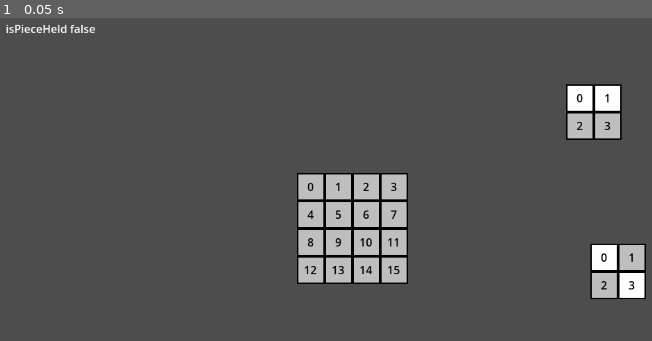
Above: before the commit, frame 1.
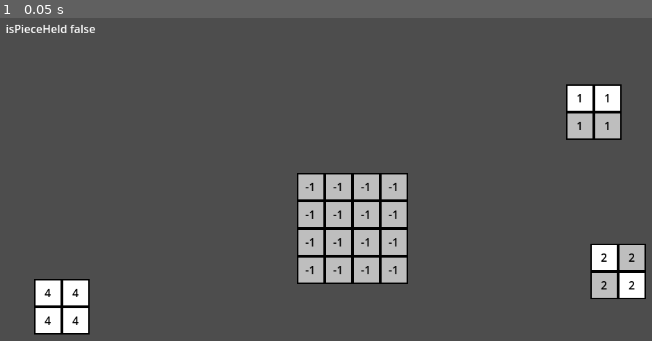
Above: after the commit, the same moment.

Repository: irafunesta/grid-puzzle
Game: Godot game, scene res://Levels/main.tscn
Same seed, same stepped clock (60 frames per second), same inputs: the game is played once before the commit and once after it.
Inputs:
- Up to frame 1 (0.05 s): no input

The runs differ from the first frame. In frame 1, 1.9% of the frame differs, in the area x 5-98%, y 23-99%.

Commit message:
+ fill gri with pieceId, check if space is available

Diff:
--- a/Global.gd
+++ b/Global.gd
@@ -9,6 +9,7 @@
 
 # Called when the node enters the scene tree for the first time.
 func _ready():
+	print("ready")
 	pass # Replace with function body.
 
 
@@ -55,6 +56,24 @@
 			piece.jumpToStartPosition()
 			return
 
+		var spaceIsFree = true;
+
+		#Check if the space is free
+		for i in range(0, piece.rows * piece.cols):
+			var x = i % piece.rows
+			var y = floor(i / piece.rows)
+
+			var tmpY = startingCell_y + y
+			var tmpX = startingCell_x + x
+
+			var id = int((tmpY * mainGrid.rows) + tmpX)
+			if mainGrid.getCellId(id) > -1:
+				spaceIsFree = false
+
+		if !spaceIsFree:
+			piece.jumpToStartPosition()
+			return
+
 		# Can actually copy data
 		for i in range(0, piece.rows * piece.cols):
 			var x = i % piece.rows
@@ -65,7 +84,7 @@
 
 			var id = int((tmpY * mainGrid.rows) + tmpX)
 
-			mainGrid.setCell(id , piece.getCellValue(i))
+			mainGrid.setCell(id , piece.getCellValue(i), piece.pieceId)
 
 		piece.jumpToStartPosition()
 		pass
--- a/Levels/Grid.gd
+++ b/Levels/Grid.gd
@@ -5,6 +5,7 @@
 @export var cols = 3;
 @export var canMove = false;
 @export var values : Array[bool]
+@export var pieceId = -1;
 
 @export  var scene : PackedScene
 
@@ -51,7 +52,7 @@
 		var halfPoint = ((cell.width * rows) / 2) - (cell.width / 2)
 
 		cell.position = Vector2((x * cell.width) - halfPoint, (y * cell.height) - halfPoint)
-		cell.setId(i)
+		cell.setId(pieceId)
 
 		if canMove and values.size() > 0:
 			if values[i] != null:
@@ -107,9 +108,14 @@
 func jumpToStartPosition():
 	global_transform.origin = startingPosition
 
-func setCell(id, value):
-	if grid[id] != null:
+func setCell(id, value , pieceId):
+	if grid[id] != null and pieceId != null:
 		grid[id].active = value
+		grid[id].setId(pieceId)
+
+func getCellId(id):
+	if id != null:
+		return grid[id].gridId
 
 func getCellValue(id):
 	if grid[id] != null:
--- a/Levels/main.tscn
+++ b/Levels/main.tscn
@@ -16,6 +16,7 @@
 cols = 2
 canMove = true
 values = Array[bool]([true, true, false, false])
+pieceId = 1
 
 [node name="Piece2" parent="." instance=ExtResource("1_6d2bb")]
 position = Vector2(383, 62)
@@ -23,3 +24,12 @@
 cols = 2
 canMove = true
 values = Array[bool]([true, false, false, true])
+pieceId = 2
+
+[node name="test" parent="." instance=ExtResource("1_6d2bb")]
+position = Vector2(-419, 113)
+rows = 2
+cols = 2
+canMove = true
+values = Array[bool]([true, true, true, true])
+pieceId = 4
